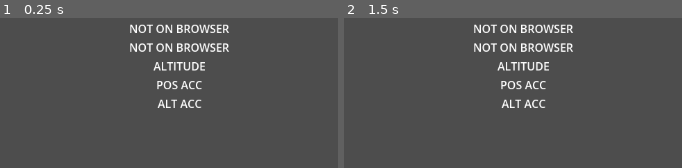
Above: before the commit, frames 1-2 (left to right).
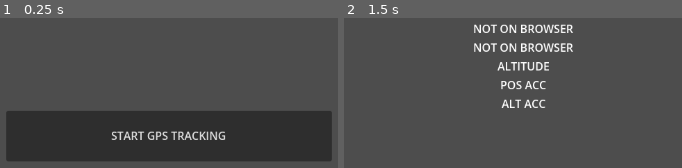
Above: after the commit, the same moments.

Repository: thmsdmp-lgtm/TIPNav-Prototype
Game: Godot game, scene res://scenes/main.tscn
Same seed, same stepped clock (60 frames per second), same inputs: the game is played once before the commit and once after it.
Inputs (mouse positions are in pixels of both pictures, inside the frame that each line leads up to):
- Up to frame 1 (0.25 s): no input
- Up to frame 2 (1.5 s): click (513, 136) at 0.5 s, where only the run after the commit has a clickable "START GPS TRACKING"; tap Enter at 1.25 s

The runs differ from the first frame. In frame 1, 35% of the frame differs, in the area x 1-99%, y 4-96%; in frame 2, nothing differs.

Commit message:
added start tracking button
only start tracking when pressed

Diff:
--- a/scenes/main.tscn
+++ b/scenes/main.tscn
@@ -12,6 +12,7 @@
 [node name="CanvasLayer" type="CanvasLayer" parent="userInterface" unique_id=841797601]
 
 [node name="Container" type="VBoxContainer" parent="userInterface/CanvasLayer" unique_id=1387178276]
+visible = false
 anchors_preset = -1
 anchor_left = 0.25
 anchor_top = 0.25
@@ -46,3 +47,15 @@
 layout_mode = 2
 text = "ALT ACC"
 horizontal_alignment = 1
+
+[node name="StartButton" type="Button" parent="userInterface/CanvasLayer" unique_id=2014055616]
+anchors_preset = -1
+anchor_left = 0.3
+anchor_top = 0.45
+anchor_right = 0.7
+anchor_bottom = 0.55
+offset_right = 8.0
+offset_bottom = 8.0
+text = "START GPS TRACKING"
+
+[connection signal="pressed" from="userInterface/CanvasLayer/StartButton" to="gpsManager" method="_on_start_button_pressed"]
--- a/scripts/gps_manager.gd
+++ b/scripts/gps_manager.gd
@@ -3,6 +3,9 @@
 # Hold references to the callbacks so they are not garbage collected
 var _success_callback_ref: JavaScriptObject
 var _error_callback_ref: JavaScriptObject
+
+@onready var labelContainer = $"../userInterface/CanvasLayer/Container"
+@onready var startButton = $"../userInterface/CanvasLayer/StartButton"
 
 @onready var latLabel = $"../userInterface/CanvasLayer/Container/Lat"
 @onready var longLabel = $"../userInterface/CanvasLayer/Container/Long"
@@ -15,26 +18,13 @@
 var update_timer: Timer
 
 func _ready() -> void:
-	if OS.has_feature("web"):
-		_success_callback_ref = JavaScriptBridge.create_callback(_on_gps_success)
-		_error_callback_ref = JavaScriptBridge.create_callback(_on_gps_error)
-
-		# Setup a safe loop using a real Timer node
-		update_timer = Timer.new()
-		update_timer.wait_time = 0.5
-		update_timer.autostart = true
-		update_timer.timeout.connect(request_gps_location)
-		add_child(update_timer)
-
-		# Fire once immediately
-		request_gps_location()
-	else:
-		latLabel.text = "NOT ON BROWSER"
-		longLabel.text = "NOT ON BROWSER"
-		print("GPS retrieval via JavaScriptBridge is only supported on Web builds.")
+	pass
 
 func request_gps_location() -> void:
-	print("Attempting to fetch GPS...") # This will let you know it's ticking
+	if !labelContainer.visible:
+		return
+
+	print("Attempting to fetch GPS...")
 
 	var window = JavaScriptBridge.get_interface("window")
 	if not window:
@@ -53,6 +43,7 @@
 	options.timeout = 5000
 	options.maximumAge = 0
 
+	# Using watchPosition is usually better for continuous tracking than looping getCurrentPosition
 	navigator.geolocation.getCurrentPosition(_success_callback_ref, _error_callback_ref, options)
 
 func _on_gps_success(args: Array) -> void:
@@ -66,13 +57,49 @@
 	var altitude = coords.altitude
 	var altAccuracy = coords.altitudeAccuracy
 
-	latLabel.text = str("LATIUDE: ",latitude)
-	longLabel.text = str("LONGITUDE: ",longitude)
-	altLabel.text = str("ALTITUDE: ",altitude)
+	latLabel.text = str("LATITUDE: ", latitude)
+	longLabel.text = str("LONGITUDE: ", longitude)
+	altLabel.text = str("ALTITUDE: ", altitude)
 
-	posAccLabel.text = str("POSITION ACCURACY: ",posAccuracy)
-	altAccLabel.text = str("ALTITUDE ACCURACY: ",altAccuracy)
+	posAccLabel.text = str("POSITION ACCURACY: ", posAccuracy)
+	altAccLabel.text = str("ALTITUDE ACCURACY: ", altAccuracy)
 
 func _on_gps_error(args: Array) -> void:
 	var error = args[0]
-	print("GPS Error code: ", error.code, " | Message: ", error.message)
+	var error_code = error.code
+	var error_message = error.message
+	print("GPS Error code: ", error_code, " | Message: ", error_message)
+
+	# Let the user know exactly WHY it's failing
+	if error_code == 1: # PERMISSION_DENIED
+		latLabel.text = "ERROR: Permission Denied. Please allow location access."
+	elif error_code == 2: # POSITION_UNAVAILABLE
+		latLabel.text = "ERROR: GPS Hardware is turned OFF or unavailable."
+		# Optional: Prompt them via browser alert
+		var window = JavaScriptBridge.get_interface("window")
+		if window:
+			window.alert("Please enable GPS/Location settings on your device.")
+	elif error_code == 3: # TIMEOUT
+		latLabel.text = "ERROR: Location request timed out."
+
+func _on_start_button_pressed() -> void:
+	startButton.visible = false
+	labelContainer.visible = true
+
+	if OS.has_feature("web"):
+		_success_callback_ref = JavaScriptBridge.create_callback(_on_gps_success)
+		_error_callback_ref = JavaScriptBridge.create_callback(_on_gps_error)
+
+		# Setup a safe loop using a real Timer node
+		update_timer = Timer.new()
+		update_timer.wait_time = 2.0 # Increased wait time; 0.5s is too aggressive for hardware GPS locks
+		update_timer.autostart = true
+		update_timer.timeout.connect(request_gps_location)
+		add_child(update_timer)
+
+		# Fire once immediately
+		request_gps_location()
+	else:
+		latLabel.text = "NOT ON BROWSER"
+		longLabel.text = "NOT ON BROWSER"
+		print("GPS retrieval via JavaScriptBridge is only supported on Web builds.")
Not shown, changed: index.html
Not shown, changed: index.pck
